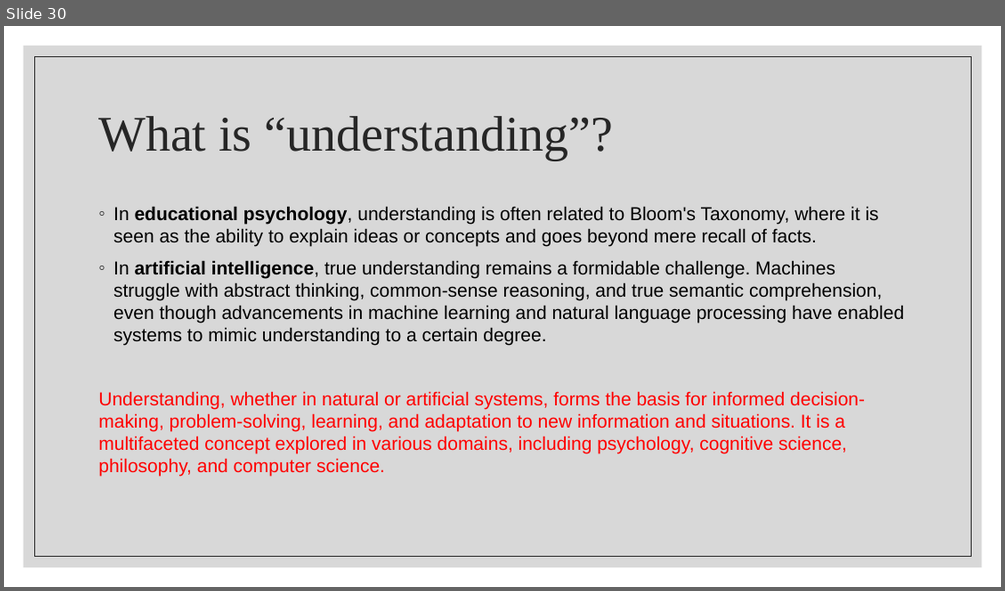
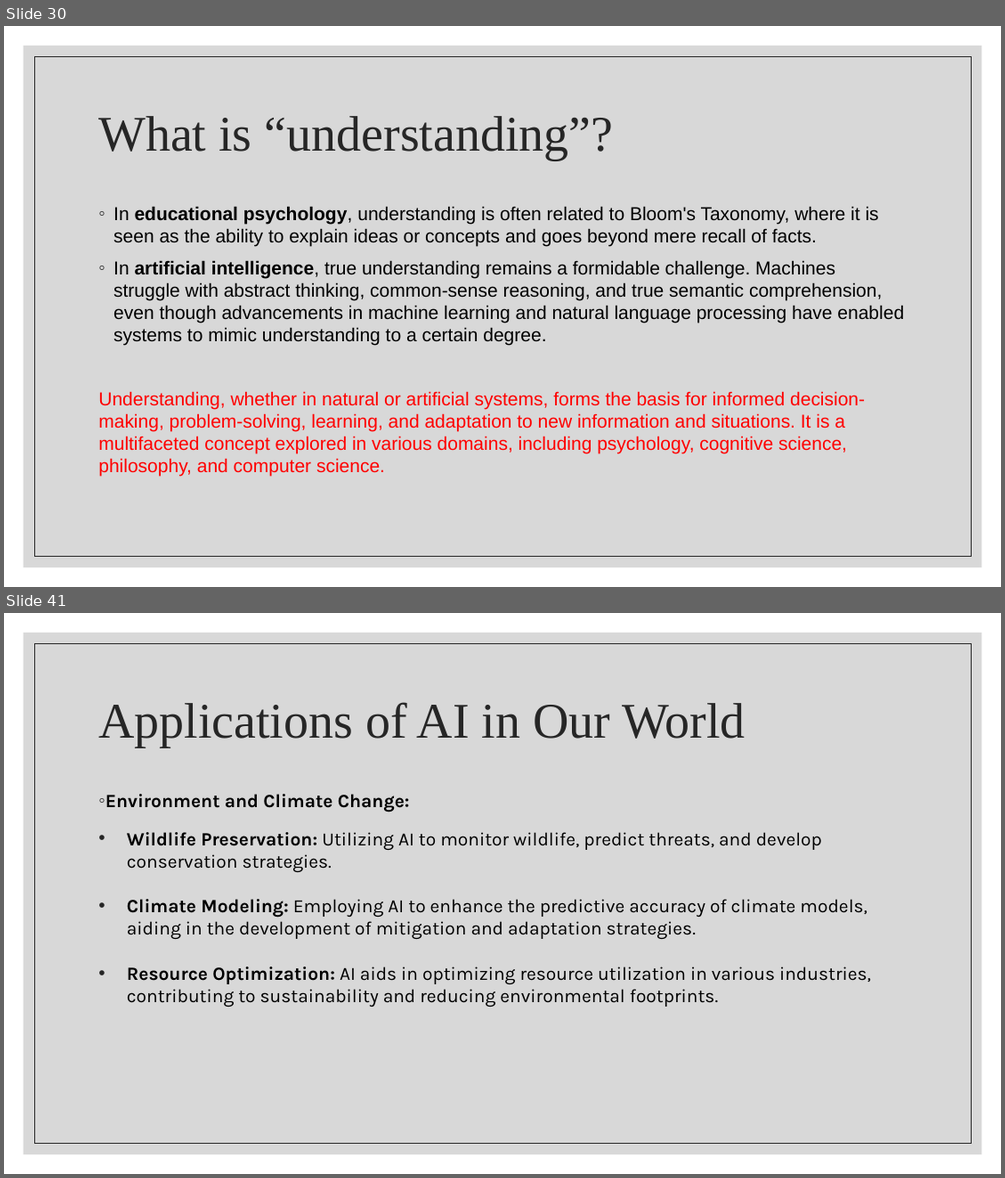
Before and after one commit to wutmeownow/phys441, a slide deck: JupyterNotebooks/LLS/Lecture1.pptx. Shown one above the other, each under a label of ours: slide 30 before the commit, slides 30 and 41 after it; the slides between them are not shown. The pictures are 1005x591 and 1005x1178 pixels, drawn with LibreOffice and Linux fonts; fonts in the diff are those of the drawing. Boxes give left, top, right and bottom in pixels: in the first picture for what was removed or moved away, otherwise in the second. Text is boxed around its words. In the diff, an @@ line names an element or a change of style, - is before the commit and + after.

```diff
--- a/JupyterNotebooks/LLS/Lecture1.pptx
+++ b/JupyterNotebooks/LLS/Lecture1.pptx
@@ slide 41 added at (4, 613, 1001, 1174), background #FFFFFF; not listed: 2 template elements that a slide beside it also shows @@
@@ title added at (98, 702, 744, 747), 48 pt, text #262626 @@
+Applications of AI in Our World
@@ text added at (105, 794, 871, 1006), 18 pt, text #000000 @@
+◦ Environment and Climate Change:
+• Wildlife Preservation: Utilizing AI to monitor wildlife, predict threats, and develop conservation strategies.
+• Climate Modeling: Employing AI to enhance the predictive accuracy of climate models, aiding in the development of mitigation and adaptation strategies.
+• Resource Optimization: AI aids in optimizing resource utilization in various industries, contributing to sustainability and reducing environmental footprints.
```
Also in this commit, not shown: 1 slide changed, 11 other slides added.
